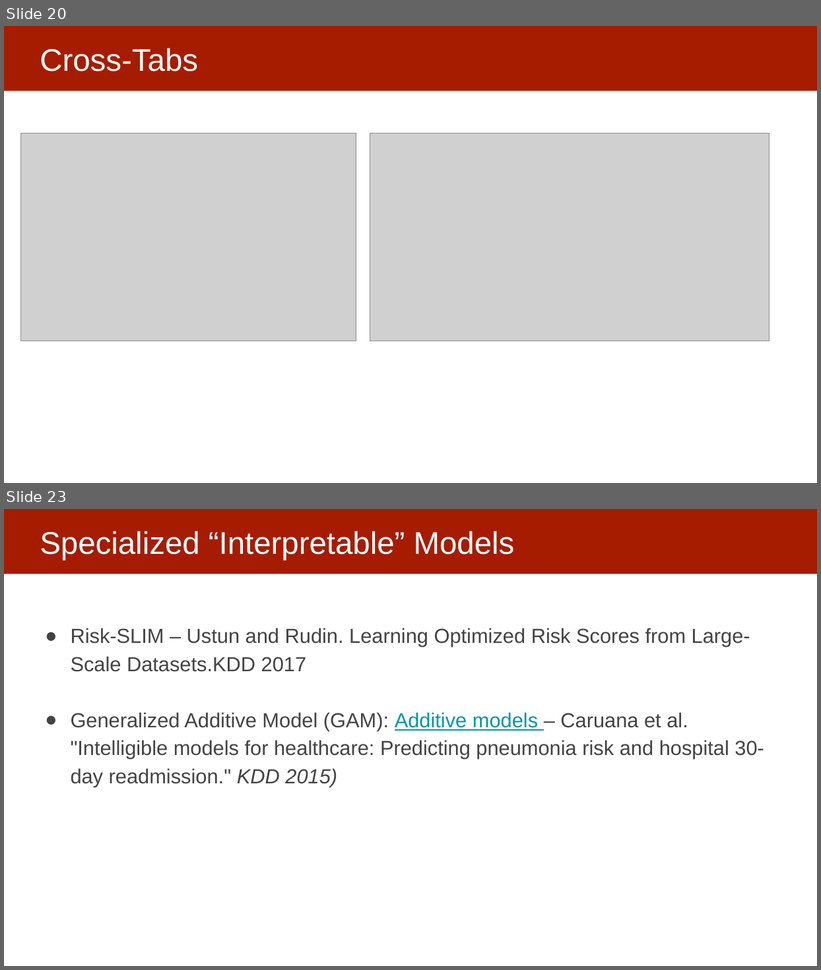
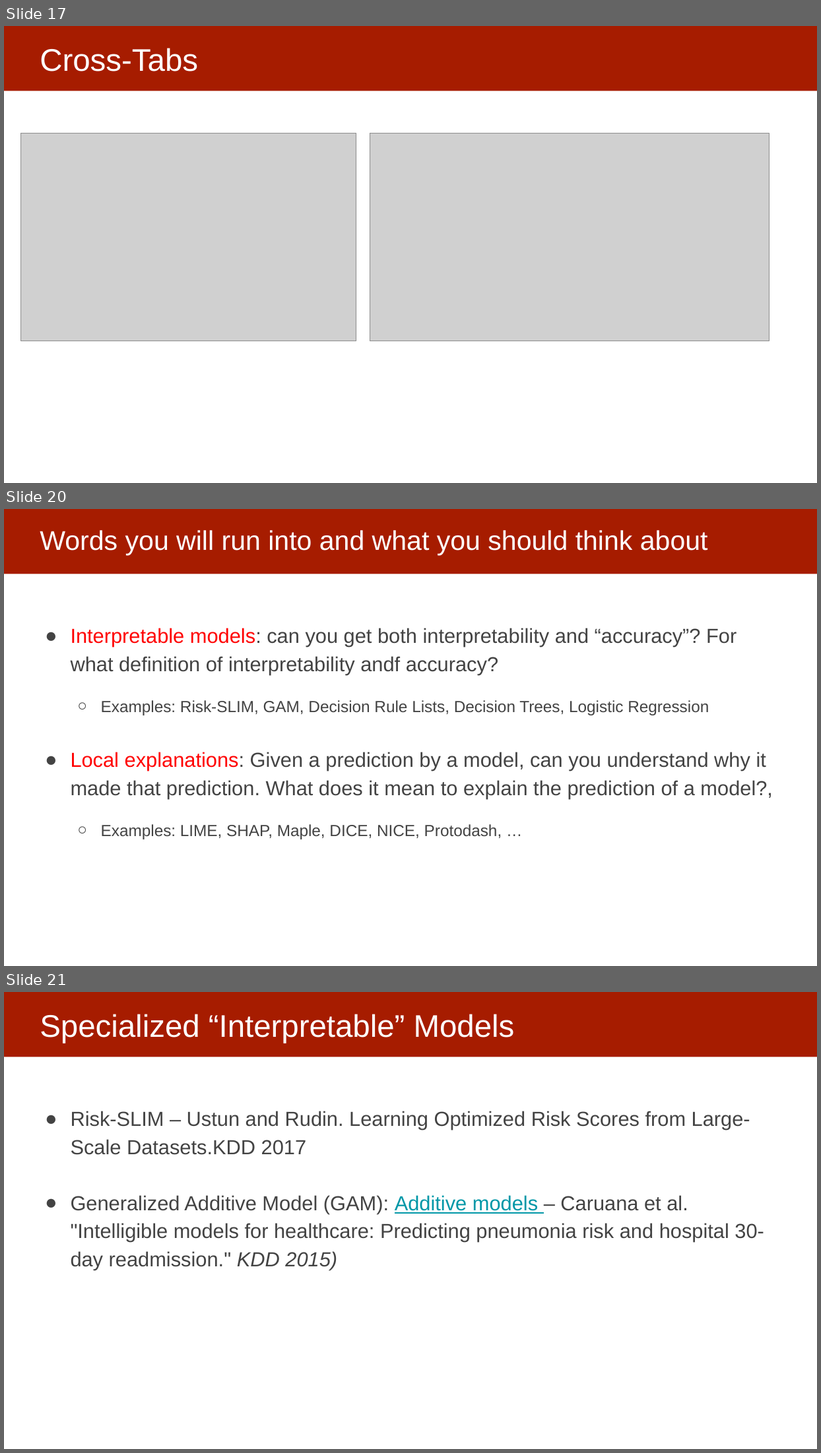
Before and after one commit to dssg/mlforpublicpolicylab, a slide deck: 11 - Model Interpretability/Interpretability part 1.pptx. Shown one above the other, each under a label of ours: slides 20 and 23 before the commit, slides 17, 20 and 21 after it; the slides between them are not shown. The pictures are 821x970 and 821x1453 pixels, drawn with LibreOffice and Linux fonts; fonts in the diff are those of the drawing; grey boxes stand for pictures. Boxes give left, top, right and bottom in pixels: in the first picture for what was removed or moved away, otherwise in the second. Text is boxed around its words. In the diff, an @@ line names an element or a change of style, - is before the commit and + after.

Commit message:
updated interpretability

```diff
--- a/11 - Model Interpretability/Interpretability part 1.pptx
+++ b/11 - Model Interpretability/Interpretability part 1.pptx
@@ slide 20 added at (x1=4, y1=509, x2=817, y2=966), background #FFFFFF; not listed: 1 template element that a slide beside it also shows @@
@@ title added at (x1=40, y1=530, x2=708, y2=555), 32 pt, text #FFFFFF @@
+Words you will run into and what you should think about
@@ text added at (x1=71, y1=628, x2=773, y2=840), 24 pt, text #434343 @@
+● Interpretable models: can you get both interpretability and “accuracy”? For what definition of interpretability andf accuracy?
+  ○ Examples: Risk-SLIM, GAM, Decision Rule Lists, Decision Trees, Logistic Regression
+● Local explanations: Given a prediction by a model, can you understand why it made that prediction. What does it mean to explain the prediction of a model?,
+  ○ Examples: LIME, SHAP, Maple, DICE, NICE, Protodash, …
@@ what was slide 20 is now slide 17 @@
@@ what was slide 23 is now slide 21 @@
```
Also in this commit, not shown: 5 slides changed, 3 slides removed.
